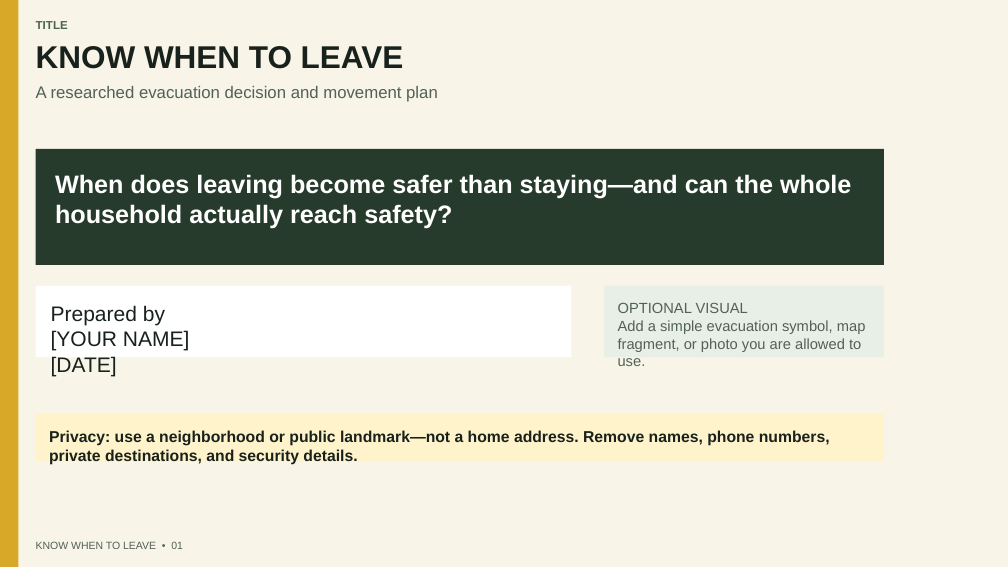
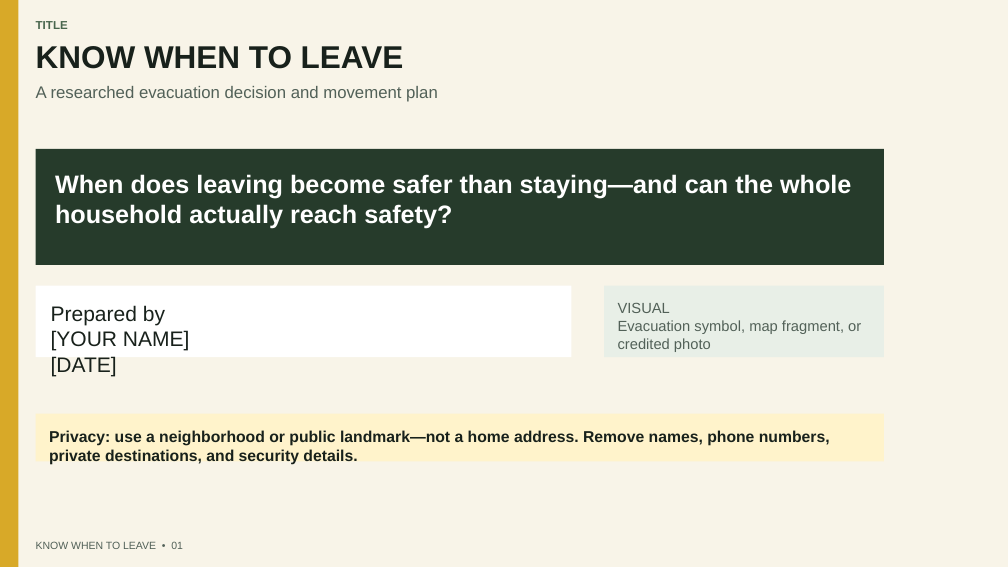
Before and after one commit to jboyce1/ZombieInvasionPrep, a slide deck: slide 1 of classes/field_assignments/files/know-when-to-leave-presentation-template.pptx. Drawn at 1008x567 pixels with LibreOffice and Linux fonts; fonts in the diff are those of the drawing. Boxes give left, top, right and bottom in pixels: in the first picture for what was removed or moved away, otherwise in the second. Text is boxed around its words. In the diff, an @@ line names an element or a change of style, - is before the commit and + after.

```diff
--- a/classes/field_assignments/files/know-when-to-leave-presentation-template.pptx
+++ b/classes/field_assignments/files/know-when-to-leave-presentation-template.pptx
@@ text in rectangle at <box>618,303,861,352</box>: text changed @@
-OPTIONAL VISUAL
-Add a simple evacuation symbol, map fragment, or photo you are allowed to use.
+VISUAL
+Evacuation symbol, map fragment, or credited photo
```
Also in this commit, not shown: 34 other files.
